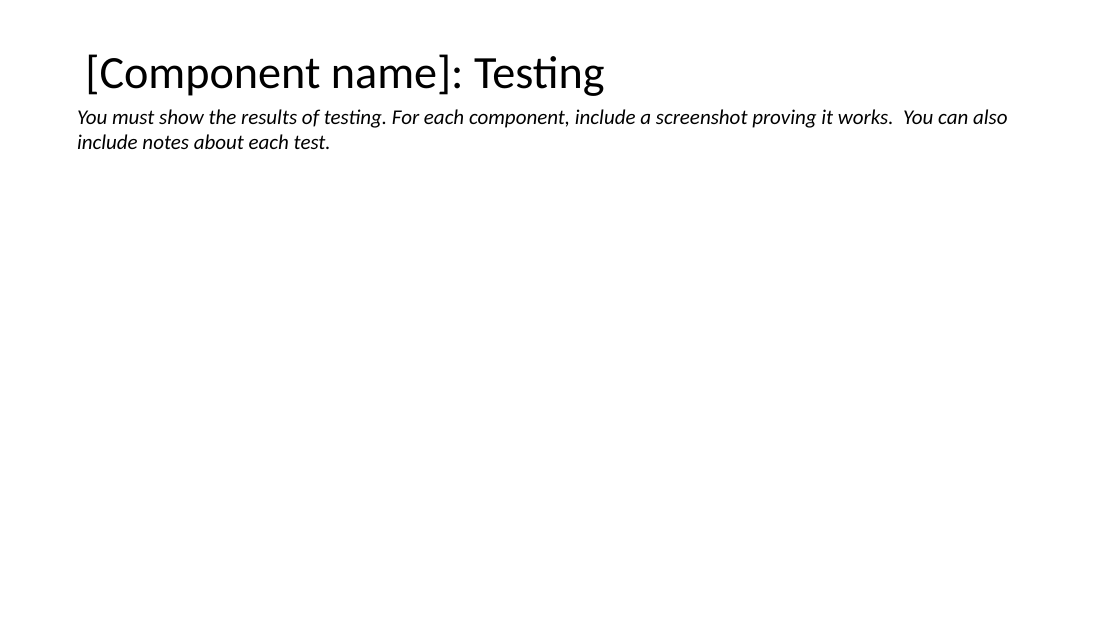
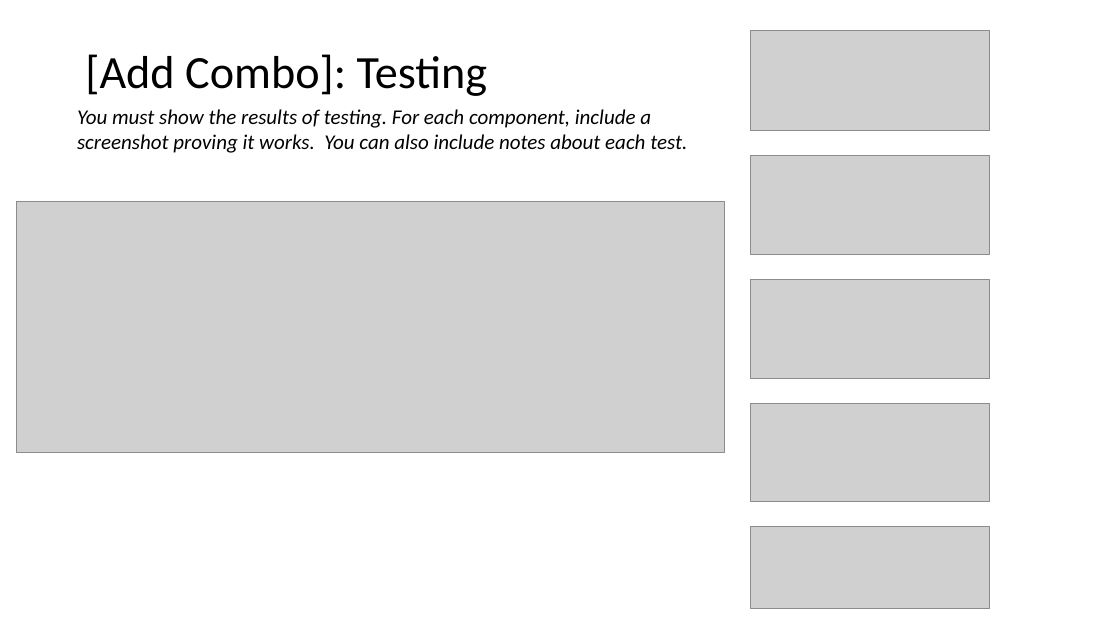
Before and after one commit to mgsthomasxu/pre-assessment, a slide deck: slide 8 of 2.7 and 2.8 Documentation Template .pptx. Drawn at 1120x630 pixels with LibreOffice and Linux fonts; fonts in the diff are those of the drawing; grey boxes stand for pictures. Boxes give left, top, right and bottom in pixels: in the first picture for what was removed or moved away, otherwise in the second. Text is boxed around its words. In the diff, an @@ line names an element or a change of style, - is before the commit and + after.

```diff
--- a/2.7 and 2.8 Documentation Template .pptx
+++ b/2.7 and 2.8 Documentation Template .pptx
@@ title at <box>85,54,488,96</box>: text changed @@
-[Component name]: Testing
+[Add Combo]: Testing
@@ picture added at <box>750,30,990,130</box> @@
@@ text "You must show the results ..." rewrapped from <box>77,109,1008,149</box> to <box>77,109,687,153</box> @@
@@ picture added at <box>750,155,990,255</box> @@
@@ picture added at <box>17,202,724,453</box> @@
@@ picture added at <box>750,280,990,378</box> @@
@@ picture added at <box>750,403,990,502</box> @@
@@ picture added at <box>750,527,990,608</box> @@
```
Also in this commit, not shown: 4 other slides changed, 1 slide added, 1 slide removed.
